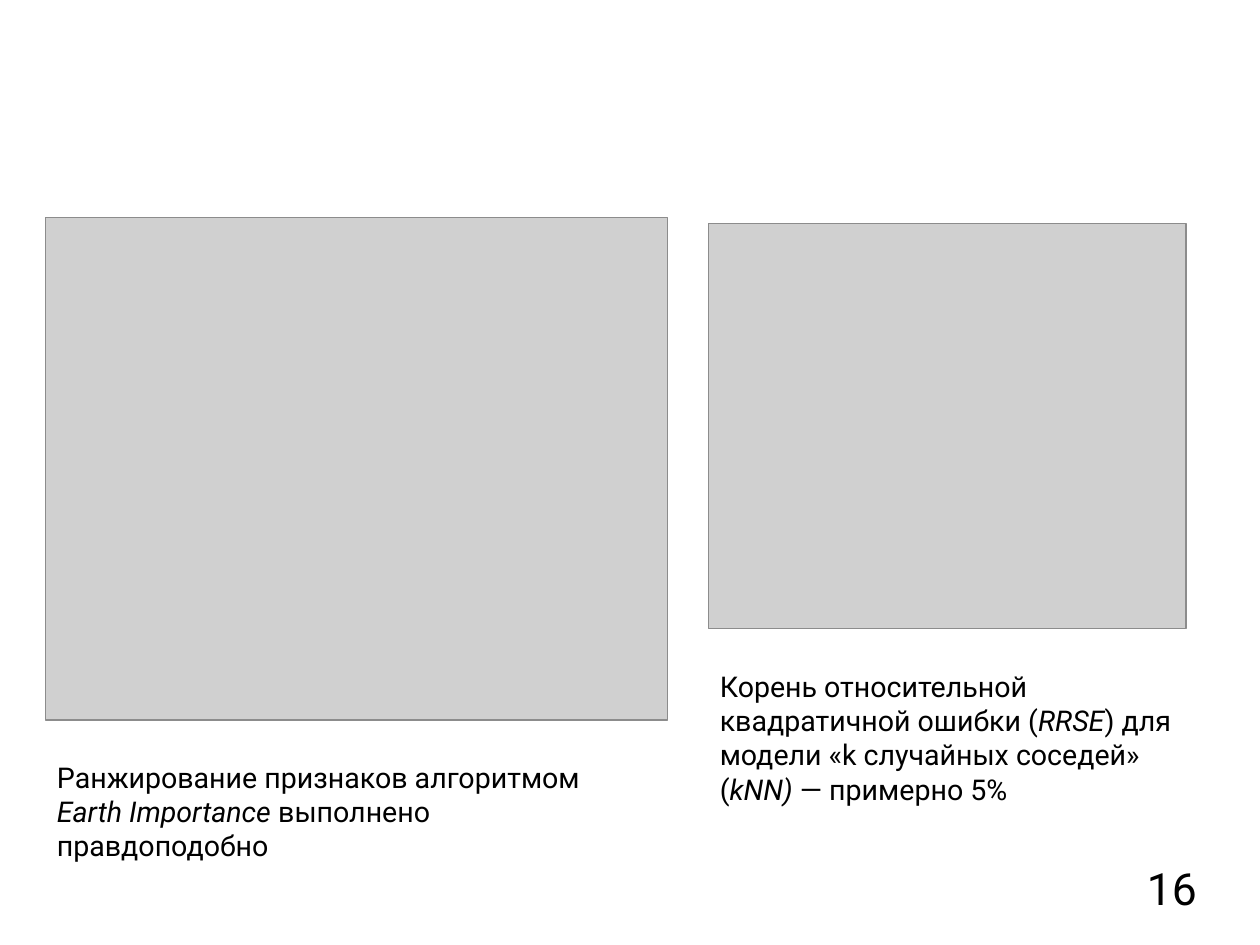
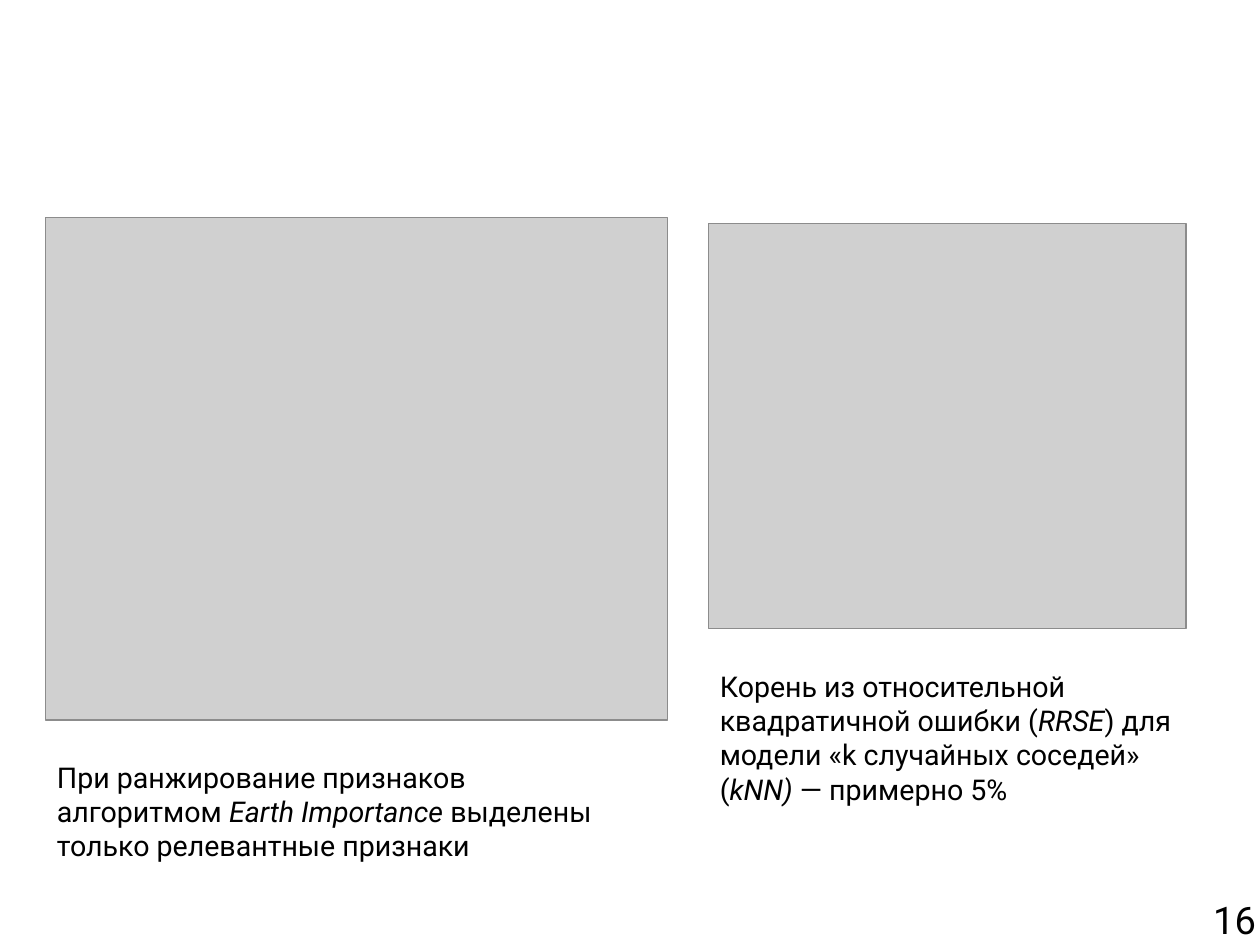
Before and after one commit to mkpankov/adaptor, a slide deck: slide 16 of diploma/defense/brochure.odp. Drawn at 1260x945 pixels with LibreOffice and Linux fonts; fonts in the diff are those of the drawing; grey boxes stand for pictures; background and template pictures are left out. Boxes give left, top, right and bottom in pixels: in the first picture for what was removed or moved away, otherwise in the second. Text is boxed around its words. In the diff, an @@ line names an element or a change of style, - is before the commit and + after.

```diff
--- a/diploma/defense/brochure.odp
+++ b/diploma/defense/brochure.odp
@@ text at [720,676,1171,807]: text changed @@
-Корень относительной квадратичной ошибки (RRSE) для модели «k случайных соседей» (kNN) — примерно 5%
+Корень из относительной квадратичной ошибки (RRSE) для модели «k случайных соседей» (kNN) — примерно 5%
@@ text at [57,767,591,862]: text changed @@
-Ранжирование признаков алгоритмом Earth Importance выполнено правдоподобно
+При ранжирование признаков алгоритмом Earth Importance выделены только релевантные признаки
@@ page number: place and size @@
-page number at [1147,873,1197,906]
+page number at [1213,907,1256,935]
@@ page number at [1213,907,1256,935]: size 28 to 24 pt @@
```
Also in this commit, not shown: 30 other slides changed, 1 slide removed.
